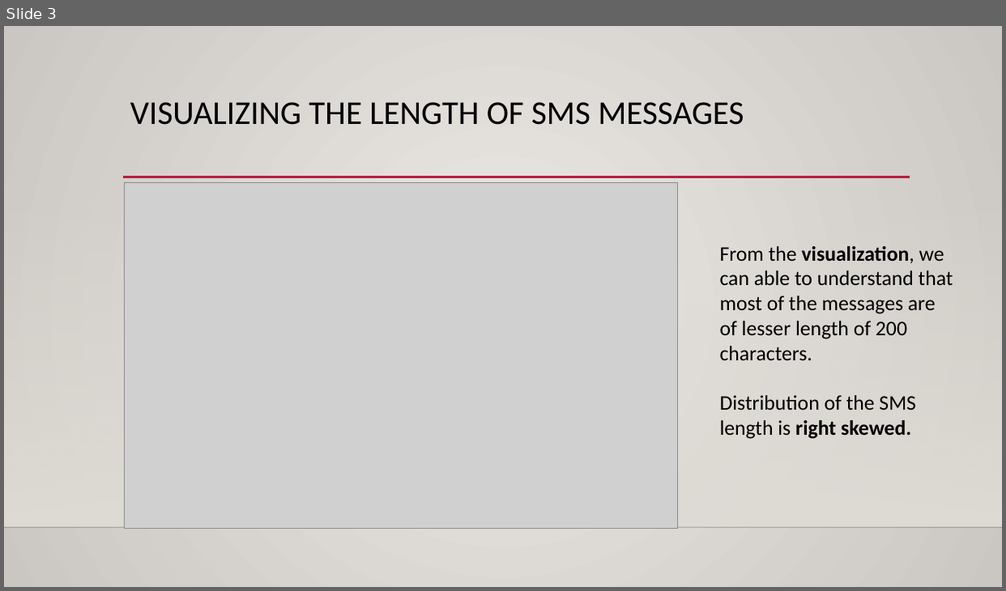
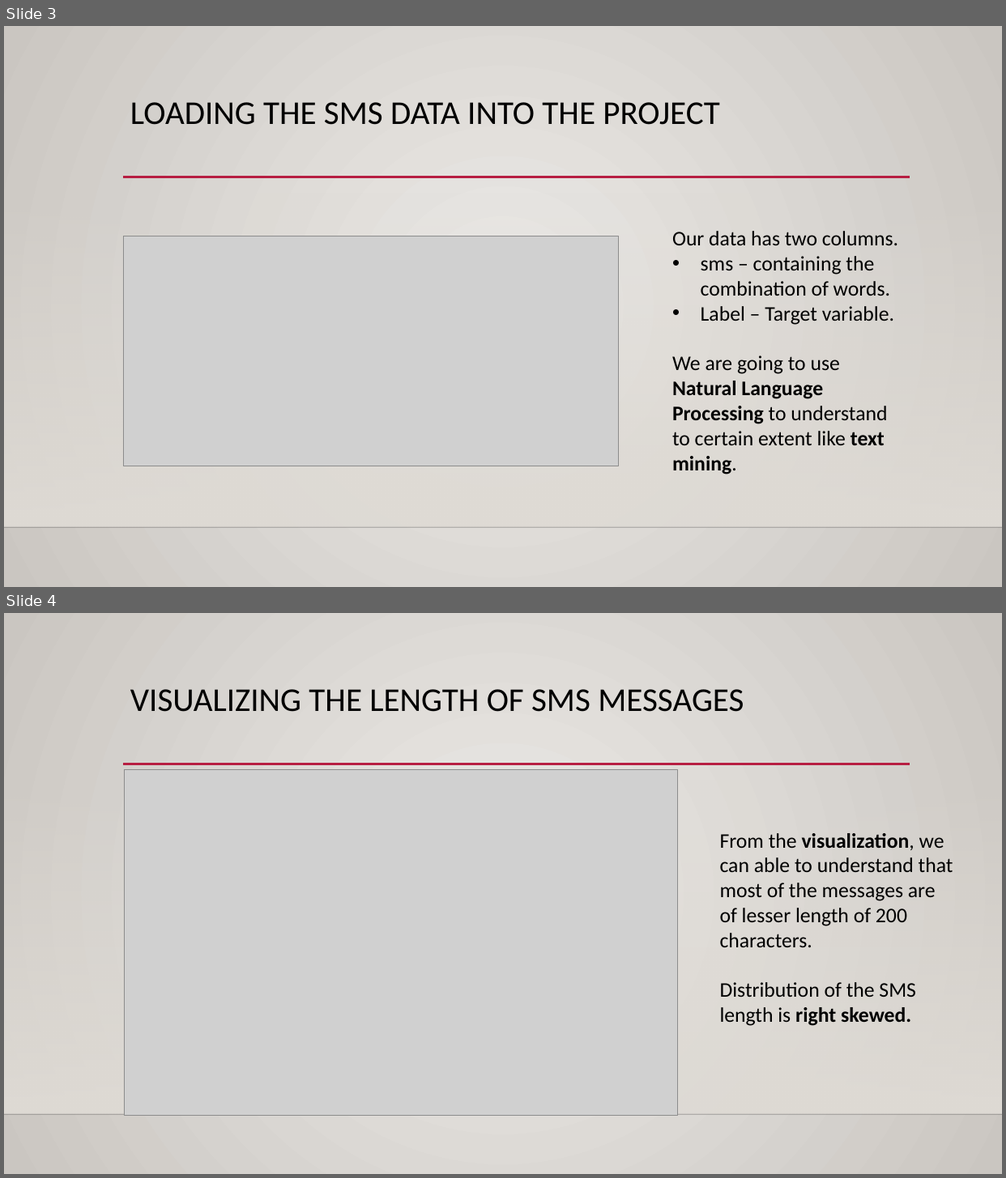
Before and after one commit to sunilkumarmano/Machine-Learning-Projects, a slide deck: Naive Bayes Classification - SMS Spam Detection/SMS Spam Detection - Machine Learning Intermediate Project.pptx. Shown one above the other, each under a label of ours: slide 3 before the commit, slides 3 and 4 after it. The pictures are 1006x591 and 1006x1178 pixels, drawn with LibreOffice and Linux fonts; fonts in the diff are those of the drawing; grey boxes stand for pictures; background and template pictures are left out. Boxes give left, top, right and bottom in pixels: in the first picture for what was removed or moved away, otherwise in the second. Text is boxed around its words. In the diff, an @@ line names an element or a change of style, - is before the commit and + after.

```diff
--- a/Naive Bayes Classification - SMS Spam Detection/SMS Spam Detection - Machine Learning Intermediate Project.pptx
+++ b/Naive Bayes Classification - SMS Spam Detection/SMS Spam Detection - Machine Learning Intermediate Project.pptx
@@ slide 3 added at bbox=[4, 26, 1002, 587], background gradient #ECEAE7 to #CAC7C1; not listed: 3 template elements that a slide beside it also shows @@
@@ title added at bbox=[130, 102, 720, 125], 32 pt, text #000000 @@
+LOADING THE SMS DATA INTO THE PROJECT
@@ picture added at bbox=[123, 237, 618, 466] @@
@@ text added at bbox=[672, 231, 898, 475], 20 pt, text #000000 @@
+Our data has two columns.
+• sms – containing the combination of words.
+• Label – Target variable.
+We are going to use Natural Language Processing to understand to certain extent like text mining.
@@ what was slide 3 is now slide 4 @@
```
Also in this commit, not shown: 2 slides changed, 2 other slides added.
